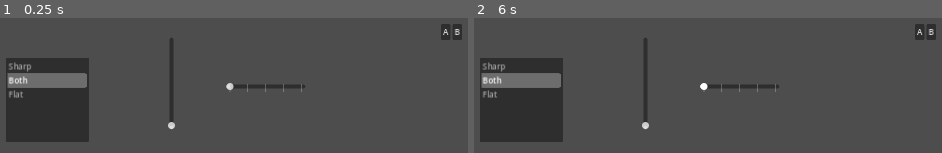
Above: before the commit, frames 1-2 (left to right).
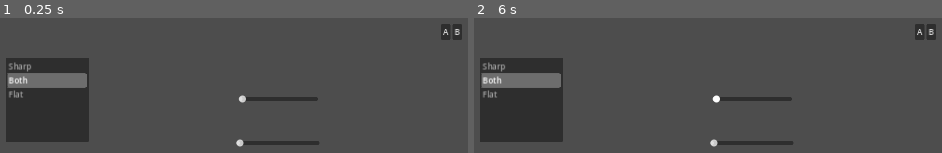
Above: after the commit, the same moments.

Repository: Sniggiho/COMP225-Reluna
Game: Godot game, scene res://Scenes/FreeplaySettingsMenu/FreeplaySettingsMenu.tscn
Two runs of this game, one before a commit and one after it. Both use one fixed random seed, a clock stepped at 60 frames per second and the inputs below. This scene is started directly instead of the project's main scene.
Inputs (mouse positions are in pixels of both pictures, inside the frame that each line leads up to):
- Up to frame 1 (0.25 s): no input
- Up to frame 2 (6 s): tap Enter at 0.5, 2, 3.5 s; move the mouse to (outside the picture) at 0.52 s; tap Space at 1.25, 2.75, 4.25 s; move the mouse to (outside the picture) at 1.27 s; move the mouse to (927, 108) at 2.02 s; move the mouse to (outside the picture) at 2.77 s; move the mouse to (outside the picture) at 3.52 s; move the mouse to (609, 140) at 4.27 s; move the mouse to (outside the picture) at 5.02 s; move the mouse to (726, 94) at 5.77 s

The runs differ from the first frame. In frame 1, 2.0% of the frame differs, in the area x 35-69%, y 14-96%; in frame 2, 2.0%.

Commit message:
num notes and num detuned works now

Diff:
--- a/Project/Scenes/FreeplaySettingsMenu/FreeplaySettingsMenu.gd
+++ b/Project/Scenes/FreeplaySettingsMenu/FreeplaySettingsMenu.gd
@@ -1,11 +1,2 @@
 extends Node2D
 class_name FreeplaySettingsMenu
-
-# Called when the node enters the scene tree for the first time.
-func _ready():
-	pass # Replace with function body.
-
-
-# Called every frame. 'delta' is the elapsed time since the previous frame.
-func _process(delta):
-	pass
--- a/Project/Scenes/FreeplaySettingsMenu/FreeplaySettingsMenu.tscn
+++ b/Project/Scenes/FreeplaySettingsMenu/FreeplaySettingsMenu.tscn
@@ -1,24 +1,12 @@
-[gd_scene load_steps=3 format=3 uid="uid://bga4qsn2ueiyh"]
+[gd_scene load_steps=5 format=3 uid="uid://bga4qsn2ueiyh"]
 
 [ext_resource type="Script" path="res://Scenes/FreeplaySettingsMenu/FreeplaySettingsMenu.gd" id="1_qg26p"]
 [ext_resource type="Script" path="res://Scenes/FreeplaySettingsMenu/DetuneDirection.gd" id="2_ygjhj"]
+[ext_resource type="Script" path="res://Scenes/FreeplaySettingsMenu/NumDetuned.gd" id="3_obu2l"]
+[ext_resource type="Script" path="res://Scenes/FreeplaySettingsMenu/NumNotes.gd" id="3_p50rh"]
 
 [node name="FreeplaySettingsMenu" type="Node2D"]
 script = ExtResource("1_qg26p")
-
-[node name="HSlider" type="HSlider" parent="."]
-offset_left = 504.0
-offset_top = 151.0
-offset_right = 663.0
-offset_bottom = 263.0
-tick_count = 5
-ticks_on_borders = true
-
-[node name="VSlider" type="VSlider" parent="."]
-offset_left = 305.0
-offset_top = 109.0
-offset_right = 485.0
-offset_bottom = 293.0
 
 [node name="DetuneDirection" type="ItemList" parent="."]
 offset_left = 63.0
@@ -42,4 +30,27 @@
 
 [node name="B" type="PopupMenu" parent="MenuBar"]
 
+[node name="NumNotes" type="HSlider" parent="."]
+offset_left = 529.0
+offset_top = 176.0
+offset_right = 688.0
+offset_bottom = 288.0
+min_value = 4.0
+max_value = 15.0
+value = 4.0
+ticks_on_borders = true
+script = ExtResource("3_p50rh")
+
+[node name="NumDetuned" type="HSlider" parent="."]
+offset_left = 524.0
+offset_top = 295.0
+offset_right = 691.0
+offset_bottom = 345.0
+min_value = 1.0
+value = 1.0
+script = ExtResource("3_obu2l")
+
 [connection signal="item_selected" from="DetuneDirection" to="DetuneDirection" method="_on_item_selected"]
+[connection signal="value_changed" from="NumNotes" to="NumNotes" method="_on_value_changed"]
+[connection signal="value_changed" from="NumNotes" to="NumDetuned" method="_on_num_notes_value_changed"]
+[connection signal="value_changed" from="NumDetuned" to="NumDetuned" method="_on_value_changed"]
--- /dev/null
+++ b/Project/Scenes/FreeplaySettingsMenu/NumDetuned.gd
@@ -0,0 +1,26 @@
+extends HSlider
+
+var numNotes = GLevelData.numNotes
+
+var text : RichTextLabel
+
+# Called when the node enters the scene tree for the first time.
+func _ready():
+	text = RichTextLabel.new()
+	text.size = Vector2(100, 100)
+	text.position = Vector2(-30, -30)
+	text.mouse_filter = Control.MOUSE_FILTER_IGNORE
+	add_child(text)
+	min_value = 1
+	value = min_value
+
+
+func _on_num_notes_value_changed(passedValue):
+	max_value = passedValue-1
+	if self.value > max_value:
+		self.value = max_value
+
+
+func _on_value_changed(passedValue):
+	text.text = str(passedValue)
+	GLevelData.numDetunedNotes = passedValue
--- /dev/null
+++ b/Project/Scenes/FreeplaySettingsMenu/NumNotes.gd
@@ -0,0 +1,16 @@
+extends HSlider
+
+var text : RichTextLabel
+
+# Called when the node enters the scene tree for the first time.
+func _ready():
+	text = RichTextLabel.new()
+	add_child(text)
+	text.size = Vector2(100, 100)
+	text.position = Vector2(-30, -30)
+	text.mouse_filter = Control.MOUSE_FILTER_IGNORE
+
+
+func _on_value_changed(passedValue):
+	text.text = str(passedValue)
+	GLevelData.numNotes = passedValue
